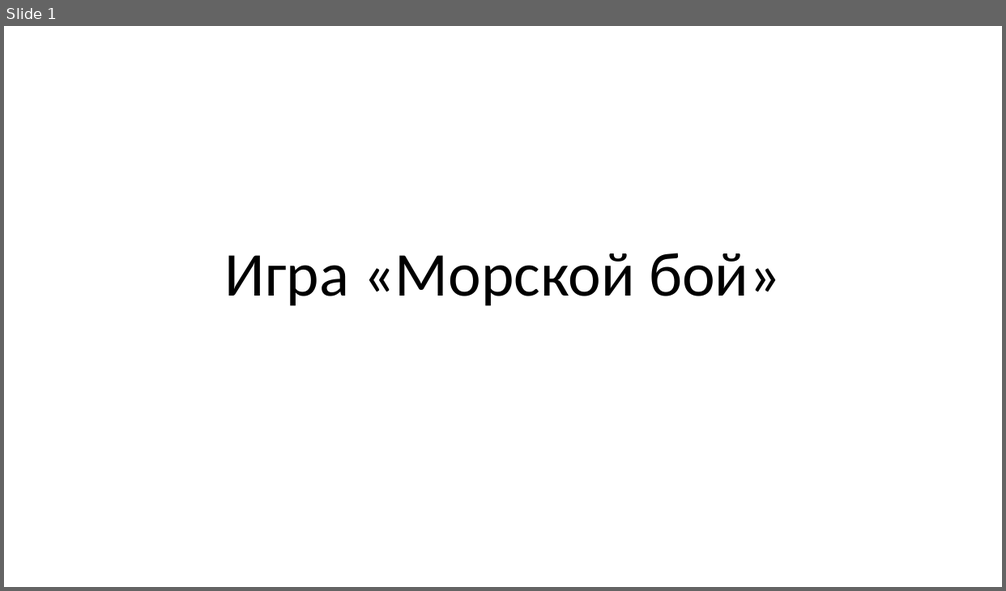
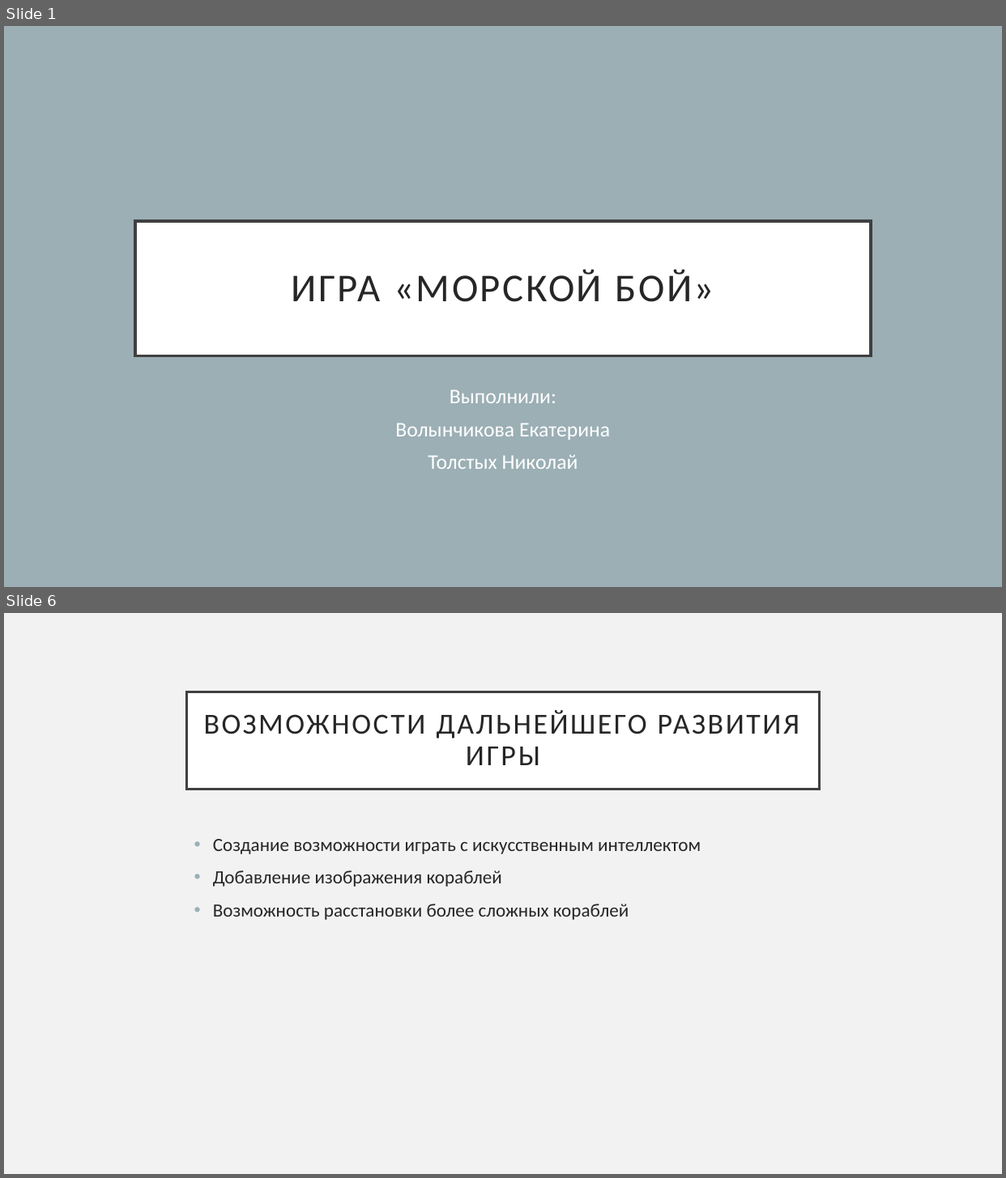
Before and after one commit to TheKolaysik/Game_MB, a slide deck: Igra_Morskoy_boy.pptx. Shown one above the other, each under a label of ours: slide 1 before the commit, slides 1 and 6 after it; the slides between them are not shown. The pictures are 1006x591 and 1006x1178 pixels, drawn with LibreOffice and Linux fonts; fonts in the diff are those of the drawing. Boxes give left, top, right and bottom in pixels: in the first picture for what was removed or moved away, otherwise in the second. Text is boxed around its words. In the diff, an @@ line names an element or a change of style, - is before the commit and + after.

```diff
--- a/Igra_Morskoy_boy.pptx
+++ b/Igra_Morskoy_boy.pptx
@@ slide 6 added at (4,613,1002,1174), background #F2F2F2 @@
@@ title added at (187,692,819,789), fill #FFFFFF, outline #404040 2.5 pt, 28 pt, text #262626 @@
+ВОЗМОЖНОСТИ ДАЛЬНЕЙШЕГО РАЗВИТИЯ ИГРЫ
@@ text added at (213,839,701,920), 18 pt, text #262626 @@
+• Создание возможности играть с искусственным интеллектом
+• Добавление изображения кораблей
+• Возможность расстановки более сложных кораблей
@@ slide 1 changed as well @@
@@ background #FFFFFF to #9BAFB5 @@
@@ title "ИГРА «МОРСКОЙ БОЙ»": place and size @@
-title "ИГРА «МОРСКОЙ БОЙ»" at (225,253,781,306)
+title "ИГРА «МОРСКОЙ БОЙ»" at (135,221,871,356)
@@ title "ИГРА «МОРСКОЙ БОЙ»" at (135,221,871,356): vertical alignment bottom to middle; fill none to #FFFFFF; outline none to #404040 3 pt @@
@@ title at (291,269,714,302): text changed; size 60 to 38 pt; text colour #000000 to #262626 @@
-Игра «Морской бой»
+ИГРА «МОРСКОЙ БОЙ»
@@ subtitle added at (395,390,610,469), 20 pt, text #FFFFFF @@
+Выполнили:
+Волынчикова Екатерина
+Толстых Николай
```
Also in this commit, not shown: 4 other slides added, 2 slides removed.
